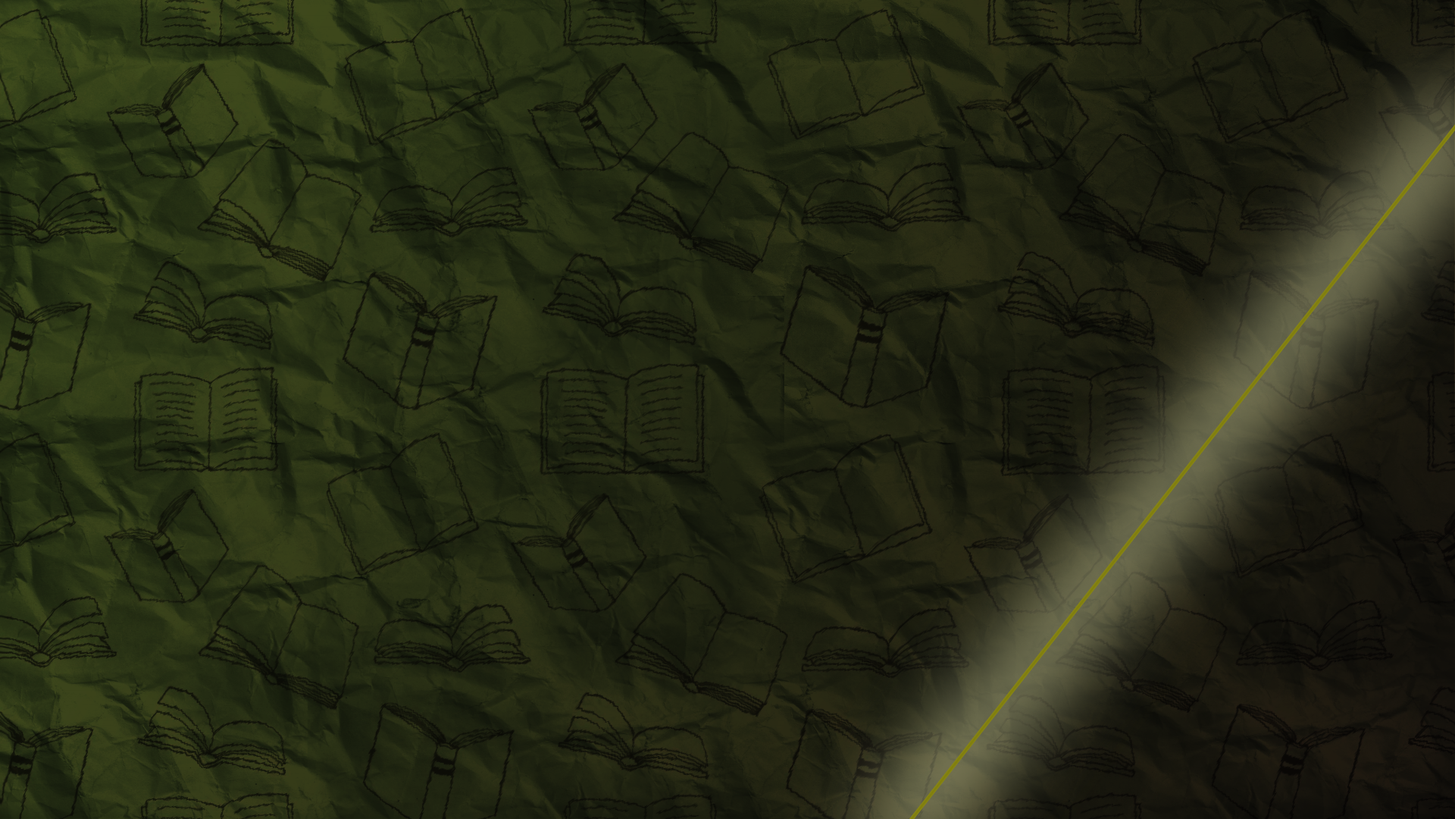
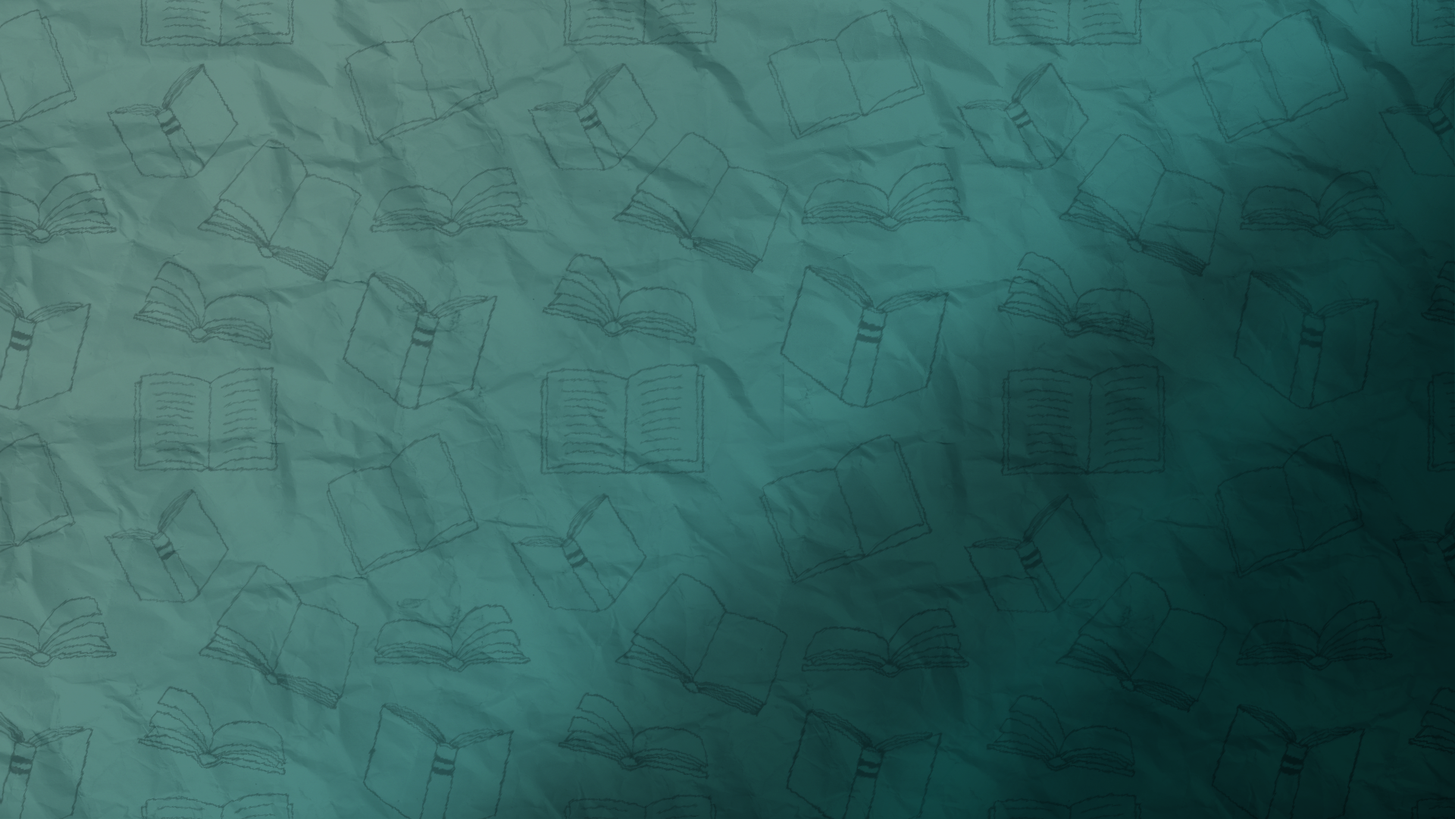
Revision of a layered 1455x819 image; what changed, layer by layer:
"Forma 1": opacity 100% → 20%, blend normal → darker color over [908, 123, 1455, 819]
added layer "Relleno degradado 1" (hard light) above "Brillo/Contraste 1" over [0, 0, 1455, 819]
"Capa 1": opacity 100% → 33%, blend multiply → normal, painted on it over [0, 0, 1455, 819]
